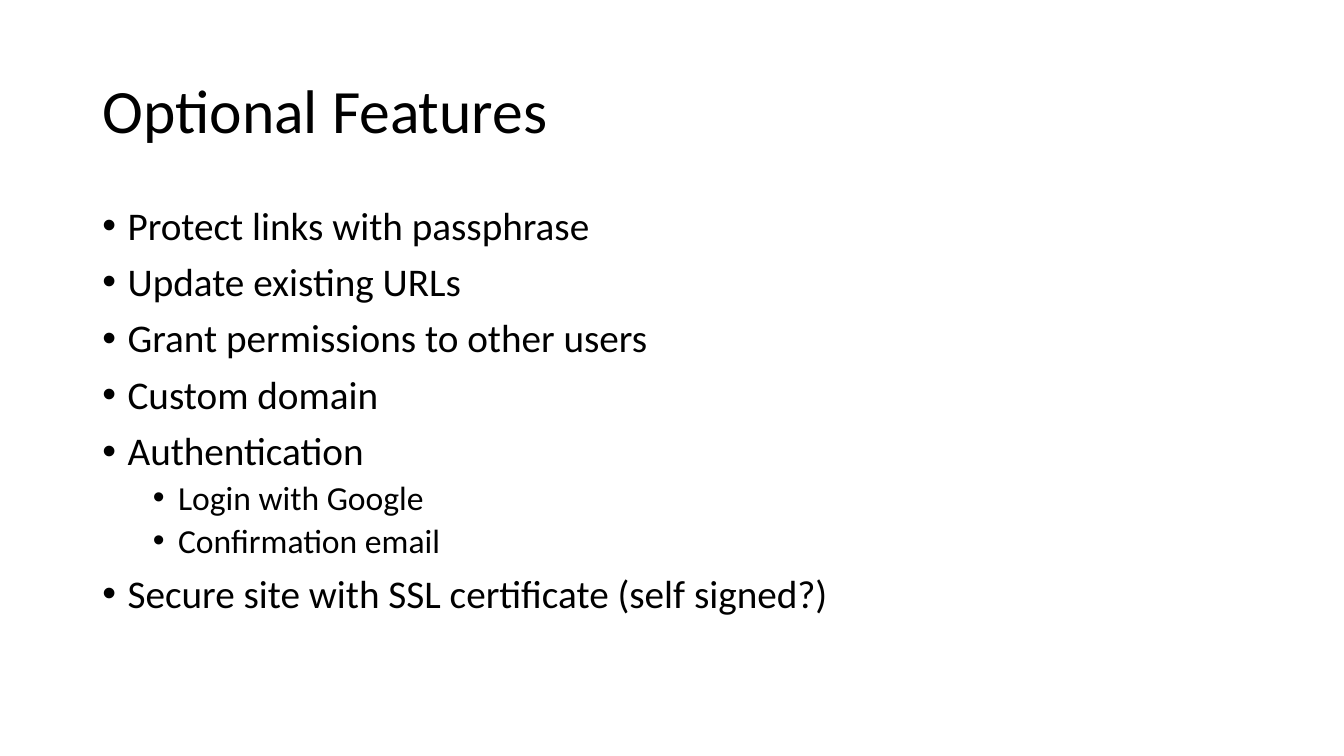
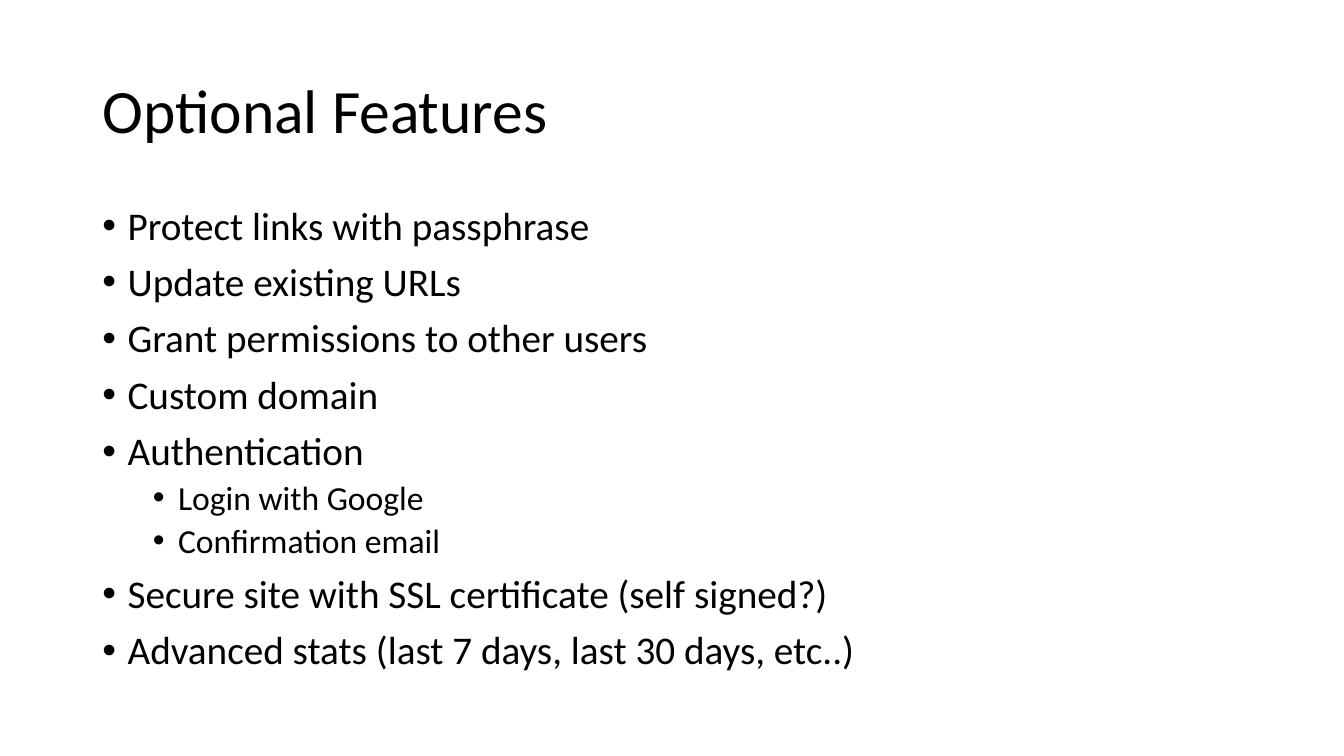
Before and after one commit to Assaf-Alon/url-shortener, a slide deck: slide 5 of administrative/design.pptx. Drawn at 1344x756 pixels with LibreOffice and Linux fonts; fonts in the diff are those of the drawing. Boxes give left, top, right and bottom in pixels: in the first picture for what was removed or moved away, otherwise in the second. Text is boxed around its words. In the diff, an @@ line names an element or a change of style, - is before the commit and + after.

```diff
--- a/administrative/design.pptx
+++ b/administrative/design.pptx
@@ text at (128,635,854,671): paragraph added @@
+• Advanced stats (last 7 days, last 30 days, etc..)
```
Also in this commit, not shown: 1 other file.
